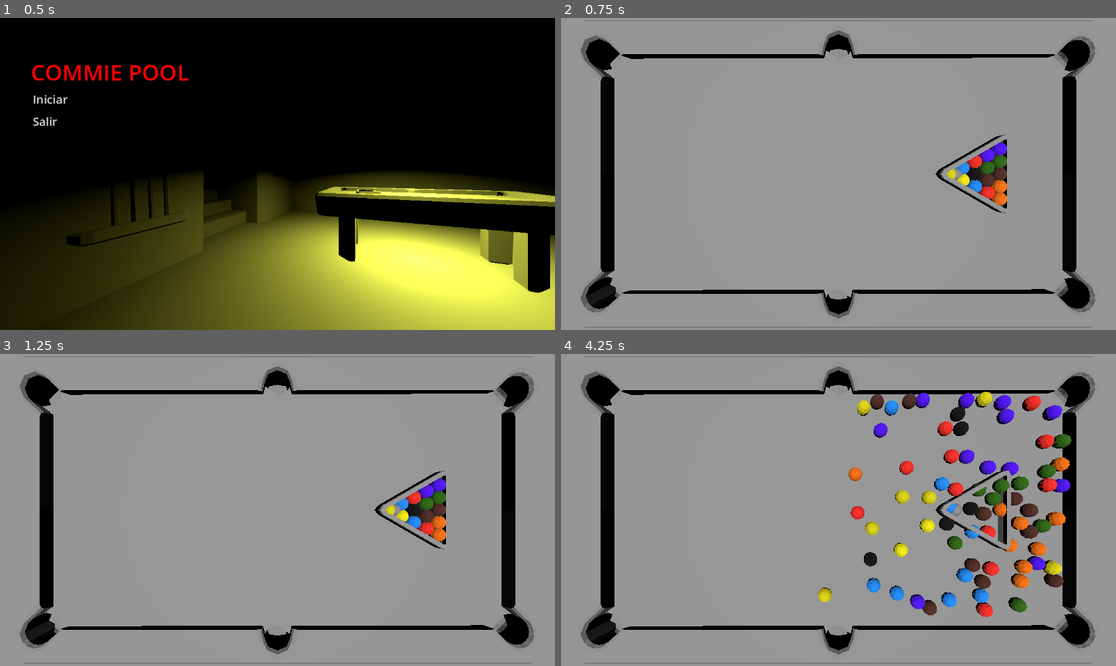
Above: before the commit, frames 1-4 (two rows, left to right).
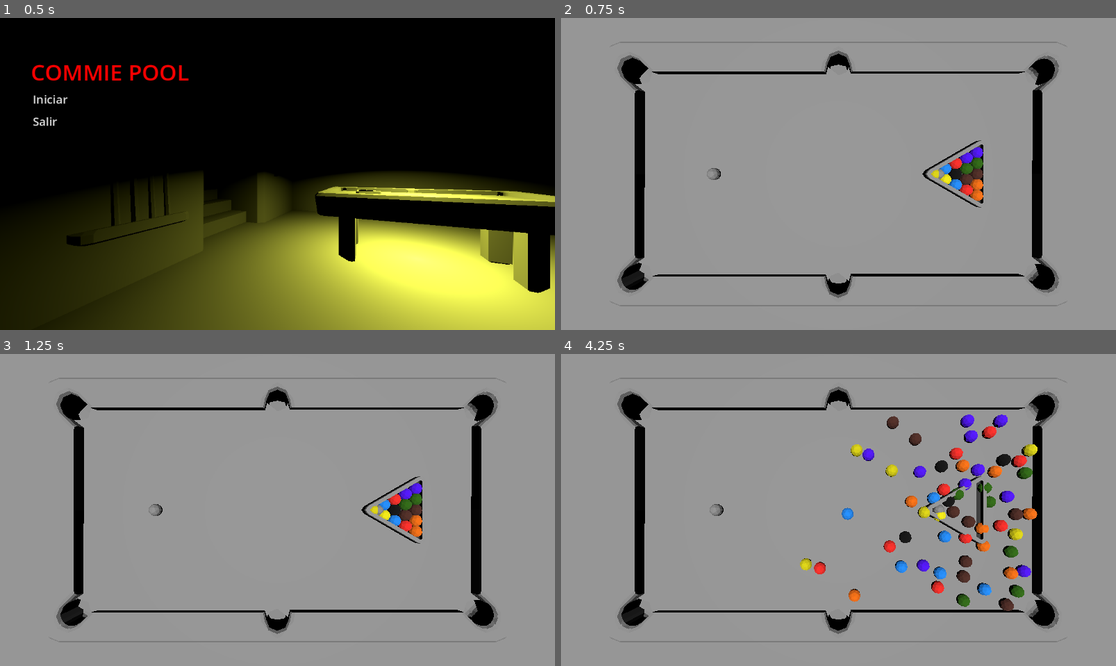
Above: after the commit, the same moments.

Repository: Corcho4433/commiepool-sourcecode
Game: Godot game, scene res://escenes/mainmenu.tscn
Two runs of this game, one before a commit and one after it. Both use one fixed random seed, a clock stepped at 60 frames per second and the inputs below.
Inputs (mouse positions are in pixels of both pictures, inside the frame that each line leads up to):
- Up to frame 1 (0.5 s): no input
- Up to frame 2 (0.75 s): click "Iniciar" at 0.5 s
- Up to frame 3 (1.25 s): no input
- Up to frame 4 (4.25 s): tap Enter at 1.25 s; move the mouse to (960, 494) at 1.27 s; click (960, 494) at 1.35 s; tap Q (SpawnBalls, bound only after the commit) at 1.55, 2.1, 3.05 s; move the mouse to (727, 525) at 2.02 s; click (727, 525) at 2.3 s; move the mouse to (894, 441) at 2.77 s; tap C (ChangeBall) at 2.85 s; click (894, 441) at 2.92 s; move the mouse to (810, 572) at 3.52 s; click (810, 572) at 3.6 s

Frame 1 is identical in both runs. In frame 2, 16% of the frame differs, in the area x 3-97%, y 0-100%; in frame 3, 16%; in frame 4, 24%.

Commit message:
Creacion de la clase palo de billar
Cambios en las fisicas de las bolas

Diff:
--- a/RayCast3D.gd
+++ /dev/null
@@ -1,15 +0,0 @@
-extends RayCast3D
-
-
-# Called when the node enters the scene tree for the first time.
-func _ready():
-	pass # Replace with function body.
-
-
-# Called every frame. 'delta' is the elapsed time since the previous frame.
-func _process(delta):
-
-	if self.get_collider():
-		print(self.get_collider())
-
-	pass
--- a/escenes/GameEscene.tscn
+++ b/escenes/GameEscene.tscn
@@ -1,36 +1,47 @@
-[gd_scene load_steps=5 format=3 uid="uid://jmqom6qsejyo"]
+[gd_scene load_steps=7 format=3 uid="uid://jmqom6qsejyo"]
 
 [ext_resource type="Script" path="res://scripts/main.gd" id="1_1s41a"]
 [ext_resource type="PackedScene" uid="uid://tkhkinj6x1va" path="res://escenes/objects/pool_table.tscn" id="3_8ne0i"]
-[ext_resource type="Script" path="res://components/ballArray.gd" id="4_7f1v5"]
+[ext_resource type="Script" path="res://scripts/ballArray.gd" id="4_7f1v5"]
+[ext_resource type="PackedScene" uid="uid://sp1w1csj6psn" path="res://escenes/objects/ball.tscn" id="4_lnexn"]
+[ext_resource type="Script" path="res://scripts/CueComponent.gd" id="5_e2yek"]
 
 [sub_resource type="HeightMapShape3D" id="HeightMapShape3D_gydyj"]
-map_width = 5
-map_depth = 4
-map_data = PackedFloat32Array(0, 0, 0, 0, 0, 0, 0, 0, 0, 0, 0, 0, 0, 0, 0, 0, 0, 0, 0, 0)
+map_width = 16
+map_depth = 16
+map_data = PackedFloat32Array(0, 0, 0, 0, 0, 0, 0, 0, 0, 0, 0, 0, 0, 0, 0, 0, 0, 0, 0, 0, 0, 0, 0, 0, 0, 0, 0, 0, 0, 0, 0, 0, 0, 0, 0, 0, 0, 0, 0, 0, 0, 0, 0, 0, 0, 0, 0, 0, 0, 0, 0, 0, 0, 0, 0, 0, 0, 0, 0, 0, 0, 0, 0, 0, 0, 0, 0, 0, 0, 0, 0, 0, 0, 0, 0, 0, 0, 0, 0, 0, 0, 0, 0, 0, 0, 0, 0, 0, 0, 0, 0, 0, 0, 0, 0, 0, 0, 0, 0, 0, 0, 0, 0, 0, 0, 0, 0, 0, 0, 0, 0, 0, 0, 0, 0, 0, 0, 0, 0, 0, 0, 0, 0, 0, 0, 0, 0, 0, 0, 0, 0, 0, 0, 0, 0, 0, 0, 0, 0, 0, 0, 0, 0, 0, 0, 0, 0, 0, 0, 0, 0, 0, 0, 0, 0, 0, 0, 0, 0, 0, 0, 0, 0, 0, 0, 0, 0, 0, 0, 0, 0, 0, 0, 0, 0, 0, 0, 0, 0, 0, 0, 0, 0, 0, 0, 0, 0, 0, 0, 0, 0, 0, 0, 0, 0, 0, 0, 0, 0, 0, 0, 0, 0, 0, 0, 0, 0, 0, 0, 0, 0, 0, 0, 0, 0, 0, 0, 0, 0, 0, 0, 0, 0, 0, 0, 0, 0, 0, 0, 0, 0, 0, 0, 0, 0, 0, 0, 0, 0, 0, 0, 0, 0, 0, 0, 0, 0, 0, 0, 0, 0, 0, 0, 0, 0, 0)
 
 [node name="GameEscene" type="Node3D" node_paths=PackedStringArray("ball_array")]
 script = ExtResource("1_1s41a")
-ball_array = NodePath("BallsComponent")
+ball_array = NodePath("BallArrayComponent")
+
+[node name="PoolTable" parent="." instance=ExtResource("3_8ne0i")]
+input_ray_pickable = false
+
+[node name="HoleCollision" type="Area3D" parent="PoolTable"]
+transform = Transform3D(1, 0, 0, 0, 1, 0, 0, 0, 1, 0, -0.0951779, 0)
+visible = false
+collision_priority = 5.0
+
+[node name="CollisionShape3D" type="CollisionShape3D" parent="PoolTable/HoleCollision"]
+transform = Transform3D(1, 0, 0, 0, 1, 0, 0, 0, 1, 0, -0.492338, 0)
+shape = SubResource("HeightMapShape3D_gydyj")
+
+[node name="CueBall" parent="PoolTable" instance=ExtResource("4_lnexn")]
+transform = Transform3D(1, 0, 0, 0, 1, 0, 0, 0, 1, 0, -0.0378553, 0.575699)
 
 [node name="Camera3D" type="Camera3D" parent="."]
-transform = Transform3D(-4.37114e-08, -1, -4.37114e-08, 0, -4.37114e-08, 1, -1, 4.37114e-08, 1.91069e-15, 0, 0.713383, 0)
+transform = Transform3D(-4.37114e-08, -1, -4.37114e-08, 0, -4.37114e-08, 1, -1, 4.37114e-08, 1.91069e-15, 0, 0.846551, 0)
 current = true
-
-[node name="PoolTable" parent="." instance=ExtResource("3_8ne0i")]
 
 [node name="DirectionalLight3D" type="DirectionalLight3D" parent="."]
 transform = Transform3D(1, 0, 0, 0, 1.19249e-08, 1, 0, -1, 1.19249e-08, 0, 4.98076, 0)
 
-[node name="BallsComponent" type="Node" parent="."]
+[node name="BallArrayComponent" type="Node" parent="."]
 script = ExtResource("4_7f1v5")
 
-[node name="HoleCollision" type="Area3D" parent="."]
-collision_layer = 2
-collision_mask = 2
+[node name="CueComponent" type="Node" parent="."]
+script = ExtResource("5_e2yek")
 
-[node name="CollisionShape3D" type="CollisionShape3D" parent="HoleCollision"]
-transform = Transform3D(1, 0, 0, 0, 1, 0, 0, 0, 1, 0, -0.492338, 0)
-shape = SubResource("HeightMapShape3D_gydyj")
-
-[connection signal="body_entered" from="HoleCollision" to="BallsComponent" method="_on_area_3d_body_entered"]
+[connection signal="body_entered" from="PoolTable/HoleCollision" to="BallArrayComponent" method="_on_area_3d_body_entered"]
+[connection signal="input_event" from="PoolTable/CueBall" to="CueComponent" method="_on_cue_ball_input_event"]
--- a/escenes/ball_class.tscn
+++ b/escenes/ball_class.tscn
@@ -1,6 +1,6 @@
 [gd_scene load_steps=2 format=3 uid="uid://bof6nk7w8b8sg"]
 
-[ext_resource type="Script" path="res://components/ballObject.gd" id="1_o5nej"]
+[ext_resource type="Script" path="res://scripts/ballObject.gd" id="1_o5nej"]
 
 [node name="ballClass" type="Node"]
 script = ExtResource("1_o5nej")
--- a/escenes/objects/ball.tscn
+++ b/escenes/objects/ball.tscn
@@ -3,14 +3,13 @@
 [ext_resource type="ArrayMesh" uid="uid://u5tyjo2jyfcr" path="res://resources/meshes/bolas_pool.obj" id="1_ktakn"]
 
 [sub_resource type="PhysicsMaterial" id="PhysicsMaterial_avylx"]
-friction = 0.03
+friction = 0.14
+bounce = 0.6
 
 [sub_resource type="SphereShape3D" id="SphereShape3D_4ndp0"]
 radius = 0.0290583
 
 [node name="pelota" type="RigidBody3D"]
-collision_layer = 3
-collision_mask = 3
 physics_material_override = SubResource("PhysicsMaterial_avylx")
 metadata/_edit_group_ = true
 
--- a/escenes/objects/balls_component.tscn
+++ b/escenes/objects/balls_component.tscn
@@ -1,6 +1,6 @@
 [gd_scene load_steps=2 format=3 uid="uid://dr4o1c1w4kdbw"]
 
-[ext_resource type="Script" path="res://components/ballObject.gd" id="1_1mjmp"]
+[ext_resource type="Script" path="res://scripts/ballObject.gd" id="1_1mjmp"]
 
 [node name="BallsComponent" type="Node"]
 script = ExtResource("1_1mjmp")
--- a/escenes/objects/pool_table.tscn
+++ b/escenes/objects/pool_table.tscn
@@ -4,12 +4,13 @@
 [ext_resource type="Shape3D" uid="uid://bdc3d3u57i7ub" path="res://resources/shapes/pool_table.tres" id="2_423cj"]
 
 [sub_resource type="PhysicsMaterial" id="PhysicsMaterial_xip2e"]
-friction = 0.2
+friction = 0.5
 
 [sub_resource type="BoxShape3D" id="BoxShape3D_rt8lb"]
 size = Vector3(1.03053, 0.363434, 1.86058)
 
 [sub_resource type="PhysicsMaterial" id="PhysicsMaterial_pokv6"]
+friction = 0.0
 bounce = 0.6
 
 [node name="PoolTable" type="StaticBody3D"]
@@ -22,11 +23,9 @@
 
 [node name="TableCollision" type="CollisionShape3D" parent="."]
 transform = Transform3D(1, 0, 0, 0, 1, 0, 0, 0, 1, -0.00540406, -0.323083, 0.0136079)
-visible = false
 shape = SubResource("BoxShape3D_rt8lb")
 
 [node name="Walls" type="StaticBody3D" parent="."]
-visible = false
 physics_material_override = SubResource("PhysicsMaterial_pokv6")
 
 [node name="WallCollision6" type="CollisionShape3D" parent="Walls"]
--- a/project.godot
+++ b/project.godot
@@ -46,3 +46,15 @@
 "events": [Object(InputEventKey,"resource_local_to_scene":false,"resource_name":"","device":-1,"window_id":0,"alt_pressed":false,"shift_pressed":false,"ctrl_pressed":false,"meta_pressed":false,"pressed":false,"keycode":0,"physical_keycode":72,"key_label":0,"unicode":104,"echo":false,"script":null)
 ]
 }
+SpawnBalls={
+"deadzone": 0.5,
+"events": [Object(InputEventKey,"resource_local_to_scene":false,"resource_name":"","device":-1,"window_id":0,"alt_pressed":false,"shift_pressed":false,"ctrl_pressed":false,"meta_pressed":false,"pressed":false,"keycode":0,"physical_keycode":81,"key_label":0,"unicode":113,"echo":false,"script":null)
+]
+}
+
+[physics]
+
+3d/default_linear_damp=0.5
+3d/default_angular_damp=0.7
+3d/sleep_threshold_linear=0.2
+3d/sleep_threshold_angular=0.2
--- /dev/null
+++ b/scripts/CueComponent.gd
@@ -0,0 +1,36 @@
+extends Node
+class_name CueObject
+
+var action : bool
+var ballPosition : Vector3
+var mousePosition : Vector3
+var cameraNode : Camera3D
+var cueBall : RigidBody3D
+# Called when the node enters the scene tree for the first time.
+func _ready():
+	cameraNode = get_node("../Camera3D")
+	cueBall = get_node("../PoolTable/CueBall")
+	pass # Replace with function body.
+
+
+# Called every frame. 'delta' is the elapsed time since the previous frame.
+func _process(_delta):
+	if Input.is_action_just_released("LeftClick") and action == true:
+		action = false
+		getStrokePower(ballPosition,cameraNode.project_position(get_viewport().get_mouse_position(),1))
+	pass
+
+
+func getStrokePower(ballPos: Vector3,mousePos: Vector3):
+	var posDifference = ballPos - mousePos
+	var forceMultiplier = 1000
+	posDifference[1] = 0
+	cueBall.apply_force(Vector3(posDifference[0]* forceMultiplier,0,posDifference[2]*forceMultiplier),posDifference)
+	pass
+
+
+func _on_cue_ball_input_event(_camera, _event, position, _normal, _shape_idx):
+	if !Input.is_action_just_pressed("LeftClick"): return
+	action = true
+	ballPosition = cueBall.position
+	pass # Replace with function body.
--- a/components/ballArray.gd
+++ b/scripts/ballArray.gd
@@ -4,6 +4,9 @@
 
 var StartingArray = ["Ball12","Ball6","Ball15","Ball13","Ball5","Ball4","Ball14","Ball7","Ball11","Ball3","Ball8","Ball10","Ball2","Ball9","Ball1"]
 var CurrentArray : Array
+
+
+
 
 
 func GetStartingArray():
@@ -57,9 +60,12 @@
 	ball.deleteBall()
 	CurrentArray.pop_at(pos)
 
-
-
-func _on_area_3d_body_entered(body):
+func _on_area_3d_body_entered(body : RigidBody3D):
 	#se activa cuando una pelota sale de la pantalla
+	if body.name == "CueBall":
+		body.position = Vector3(0,-0.038,0.576)
+		body.linear_velocity = Vector3(0,0,0)
+		body.angular_velocity = Vector3(0,0,0)
+		return
 	var ball = body.get_parent()
-	self.DeleteBall(ball)
+	DeleteBall(ball)
--- a/components/ballObject.gd
+++ b/scripts/ballObject.gd
@@ -9,6 +9,7 @@
 var spawned : bool
 var ballCollisionShape : CollisionShape3D
 var ballMesh : MeshInstance3D
+var ballRigidBody : RigidBody3D
 
 func setBallName(newBallName : String):
 	ballName = newBallName
@@ -36,6 +37,7 @@
 	var ball = ballScene.instantiate()
 	ballCollisionShape = ball.get_node("CollisionShape3D")
 	ballMesh =  ball.get_node("MeshInstance3D")
+	ballRigidBody = ball
 	spawned = true
 	ballMesh.set_surface_override_material(0,self.get_ballTexture(ballName))
 	add_child(ball)
--- a/scripts/main.gd
+++ b/scripts/main.gd
@@ -14,9 +14,9 @@
 
 
 # Called every frame. 'delta' is the elapsed time since the previous frame.
-func _process(delta):
+func _process(_delta):
 
-	if Input.is_action_just_pressed("LeftClick"):
+	if Input.is_action_just_pressed("SpawnBalls"):
 		ball_array.GenerateBalls()
 		ball_array.SpawnBalls()
 	if Input.is_action_just_pressed("RightClick"):
